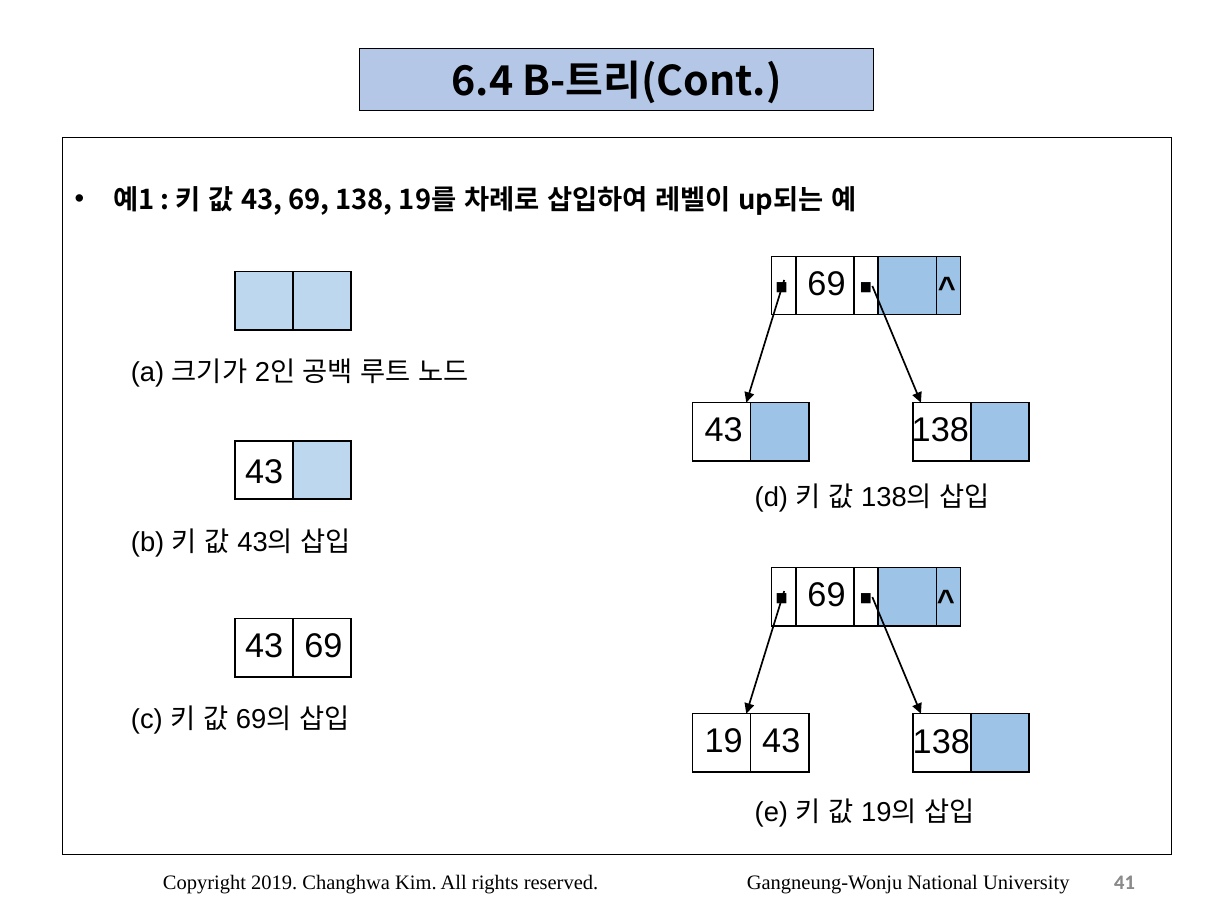
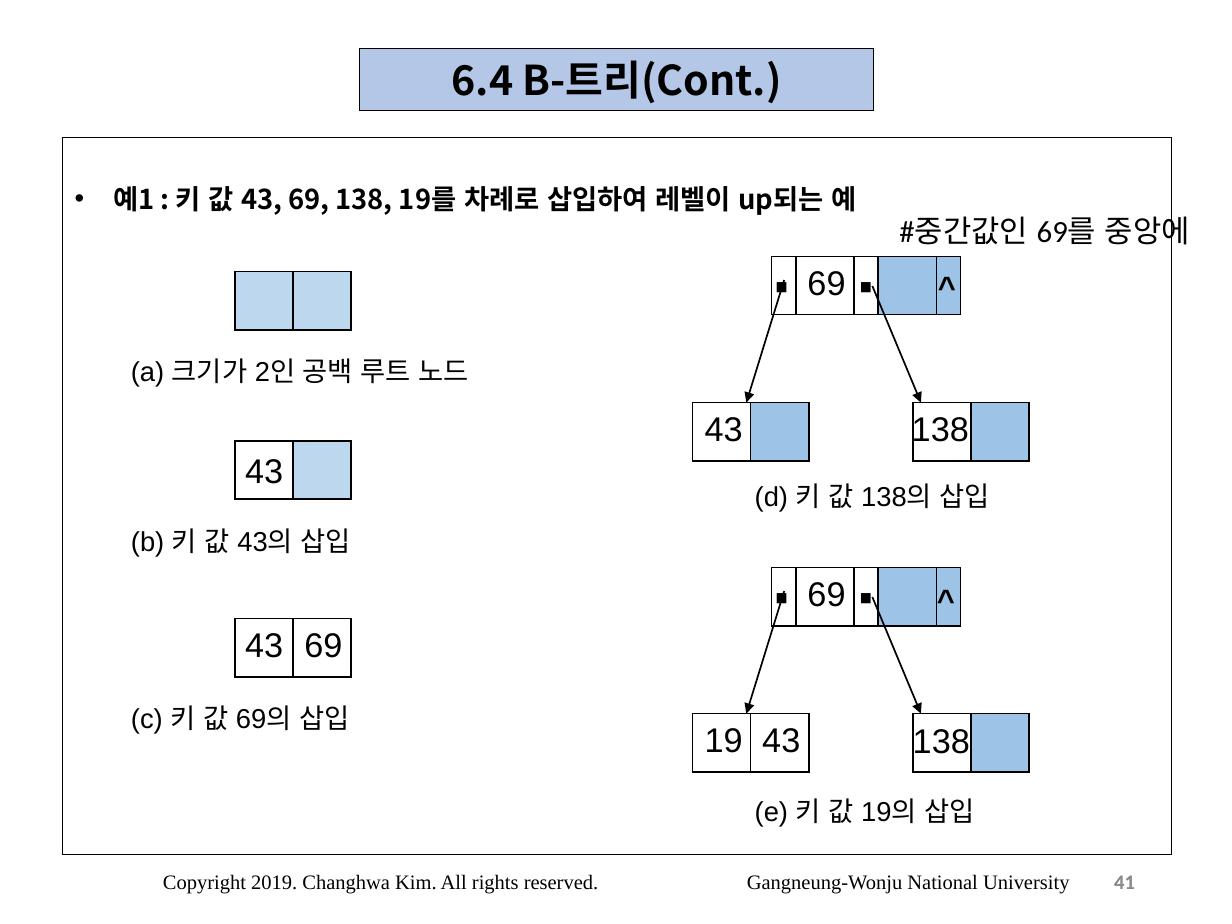
Before and after one commit to eliotjang/CSE_File_Processing_Lecture, a slide deck: slide 41 of Lecture/파일처리6.pptx. Drawn at 1232x924 pixels with LibreOffice and Linux fonts; fonts in the diff are those of the drawing. Boxes give left, top, right and bottom in pixels: in the first picture for what was removed or moved away, otherwise in the second. Text is boxed around its words. In the diff, an @@ line names an element or a change of style, - is before the commit and + after.

```diff
--- a/Lecture/파일처리6.pptx
+++ b/Lecture/파일처리6.pptx
@@ text added at (899, 210, 1190, 250), 18 pt, text #000000 @@
+#중간값인 69를 중앙에
```
Also in this commit, not shown: 7 other slides changed, 6 other files.
